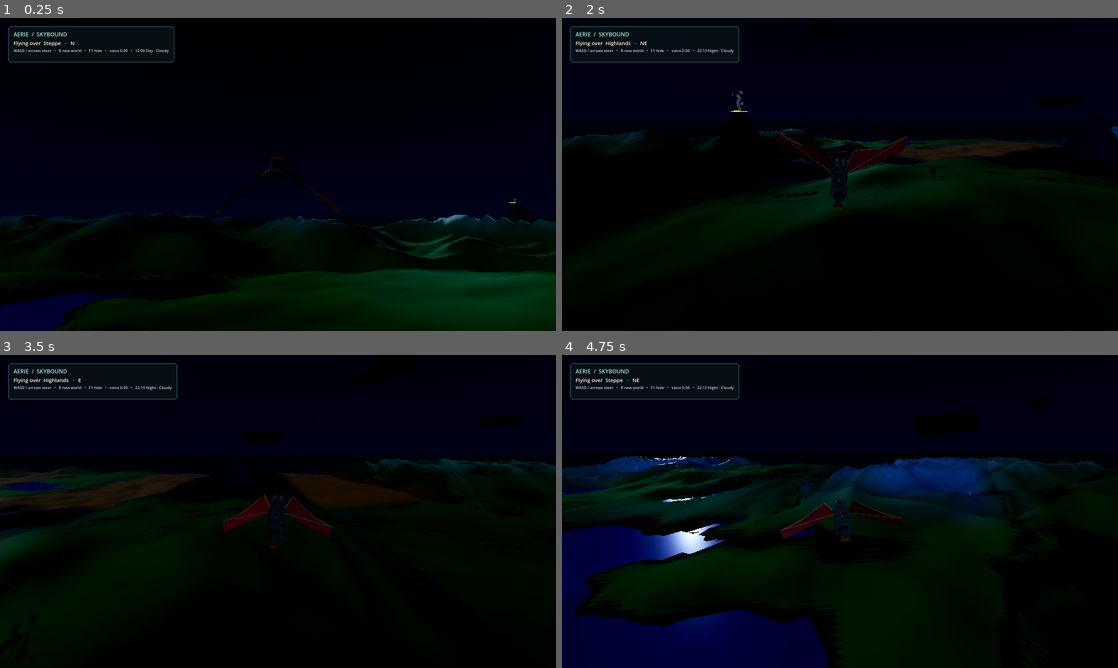
Above: before the commit, frames 1-4 (two rows, left to right).
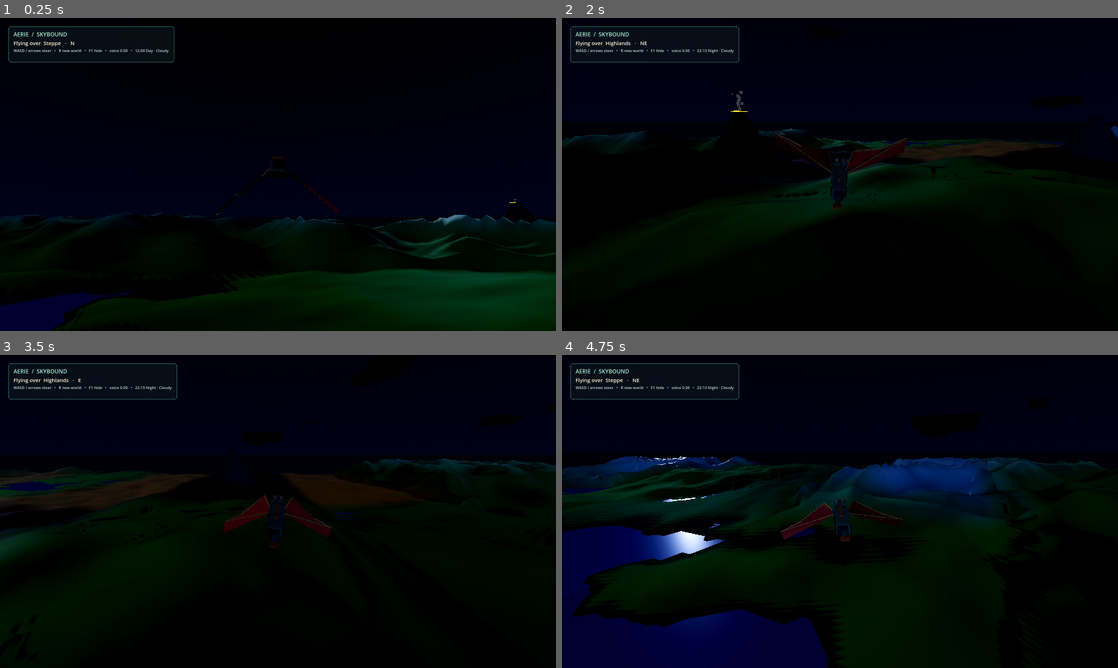
Above: after the commit, the same moments.

Repository: amurru/aerie
Game: Godot game, scene res://scenes/main.tscn
The game is run twice, just before and just after one commit, with the same random seed, the same clock (stepped at 60 frames per second) and the same inputs.
Inputs (mouse positions are in pixels of both pictures, inside the frame that each line leads up to):
- Up to frame 1 (0.25 s): no input
- Up to frame 2 (2 s): tap Enter at 0.5 s; move the mouse to (962, 158) at 0.52 s; hold D (move_right) 0.53-1.25 s; tap R at 0.6 s; click (962, 158) at 0.67 s; tap Space at 0.77, 1.07 s; drag from (728, 190) to (812, 237) at 1.27 s
- Up to frame 3 (3.5 s): move the mouse to (333, 442) at 2.02 s; hold D (move_right) 2.03-2.75 s; tap B at 2.1 s; drag from (250, 574) to (111, 464) at 2.77 s
- Up to frame 4 (4.75 s): move the mouse to (1006, 558) at 3.52 s; hold A (move_left) 3.53-4.25 s; tap R at 3.6 s; tap Space at 3.77, 4.07 s; drag from (673, 464) to (756, 433) at 4.27 s

The runs differ from the first frame. In frame 1, less than 0.1% of the frame differs, in the area x 38-62%, y 48-64%; in frame 2, 0.2%; in frame 3, 0.1%; in frame 4, 0.2%, in the area x 1-83%, y 33-89%.

Commit message:
Swimming mode with folded wings and fish undulation
- Wing pivots sweep back, flap collapses, air bob damps
- Heading separated from body yaw wobble for fish movement
- Submerged flag from controller, DIVING tag in HUD

Diff:
--- a/scripts/dragon.gd
+++ b/scripts/dragon.gd
@@ -11,6 +11,11 @@
 var steering := Vector2.ZERO
 var paused: bool = false
 var energy_boost: float = 0.0
+# Set by the controller: true while below the waterline in water.
+var submerged: bool = false
+var heading: float = 0.0
+var fold: float = 0.0
+var swim_phase: float = 0.0
 
 
 func _ready() -> void:
@@ -29,18 +34,29 @@
 	# Hold A/D ~2s for a full U-turn.
 	var turn_in: float = clampf(horizontal + steering.x, -1.0, 1.0)
 	turn_smooth = lerpf(turn_smooth, turn_in, 1.0 - exp(-6.0 * delta))
-	rotation.y -= turn_in * TURN_RATE * delta
+	heading -= turn_in * TURN_RATE * delta
+	# Swimming mode: wings fold back, body undulates like a fish.
+	fold = lerpf(fold, 1.0 if submerged else 0.0, 1.0 - exp(-3.0 * delta))
+	var wobble := 0.0
+	if fold > 0.01:
+		swim_phase += delta * 7.0
+		wobble = sin(swim_phase) * 0.12 * fold
+	rotation.y = heading + wobble
 	var climb: float = vertical + steering.y
 	# Floor -2.0 reaches deep lake basins; terrain collision in the
 	# controller keeps the body out of rock.
 	altitude = clampf(altitude + climb * 18.0 * delta, -2.0, 92.0)
-	var desired_y: float = altitude + sin(flight_time * 0.72) * 2.2
+	var bob: float = sin(flight_time * 0.72) * 2.2 * (1.0 - fold * 0.7)
+	var desired_y: float = altitude + bob
 	var facing := Vector3(-sin(rotation.y), 0.0, -cos(rotation.y))
 	position += facing * (flight_speed + energy_boost * 10.0) * delta
 	position.y = lerpf(position.y, desired_y, 1.0 - exp(-2.0 * delta))
 	rotation.z = lerpf(rotation.z, clampf(-turn_smooth * 0.4, -0.5, 0.5), 1.0 - exp(-4.0 * delta))
-	rotation.x = lerpf(rotation.x, clampf(climb * 0.12, -0.3, 0.3), 1.0 - exp(-3.0 * delta)) + sin(flight_time * 0.72) * 0.02
-	var flap: float = sin(flight_time * 6.2) * 0.58 + 0.08
+	rotation.x = lerpf(rotation.x, clampf(climb * 0.12, -0.3, 0.3), 1.0 - exp(-3.0 * delta)) + sin(flight_time * 0.72) * 0.02 * (1.0 - fold)
+	var amp: float = 0.58 * (1.0 - fold * 0.92)
+	var flap: float = sin(flight_time * 6.2) * amp + 0.08 * (1.0 - fold) + 0.02
+	left_wing.rotation.y = fold * 1.2
+	right_wing.rotation.y = -fold * 1.2
 	left_wing.rotation.z = flap
 	right_wing.rotation.z = -flap
 	steering = steering.move_toward(Vector2.ZERO, delta * 1.25)
--- a/scripts/wallpaper.gd
+++ b/scripts/wallpaper.gd
@@ -93,6 +93,7 @@
 
 func _update_dive() -> void:
 	var submerged: bool = world.is_submerged(dragon.global_position)
+	dragon.set("submerged", submerged)
 	world.ensure_underwater(dragon.global_position)
 	if dive_overlay != null:
 		dive_overlay.visible = submerged
@@ -291,6 +292,8 @@
 	if biome_label == null or dragon == null:
 		return
 	biome_label.text = "Flying over  %s   ·   %s" % [world.biome_name_at(dragon.global_position), compass_point()]
+	if world.is_submerged(dragon.global_position):
+		biome_label.text += "   ·   DIVING"
 	status_label.text = "WASD / arrows steer   •   R new world   •   F1 hide"
 	var window := get_window()
 	var extra := ""
